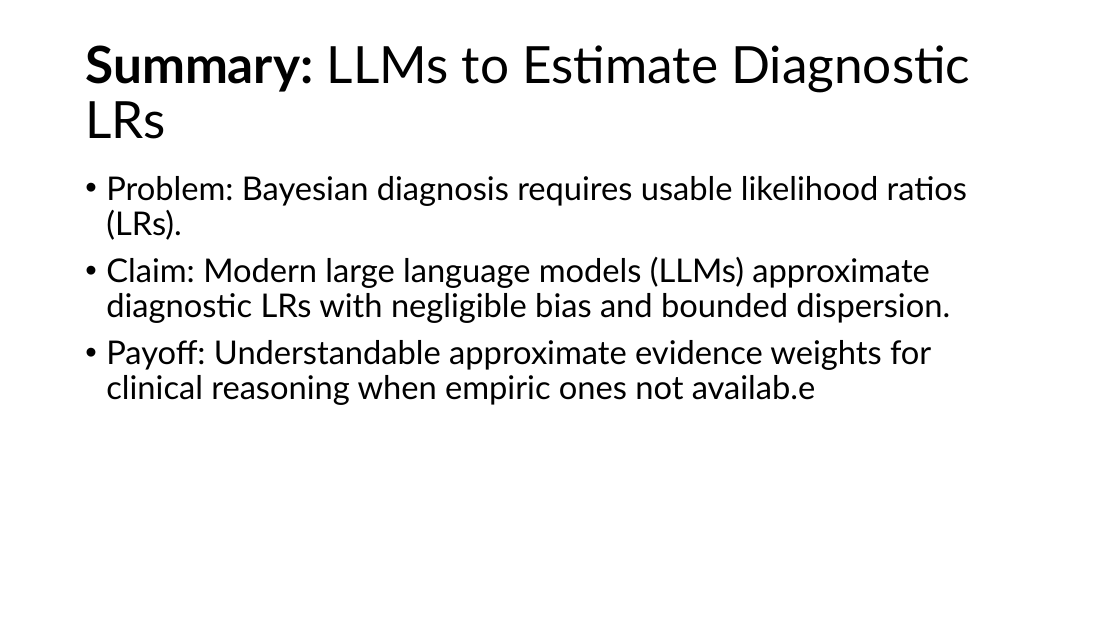
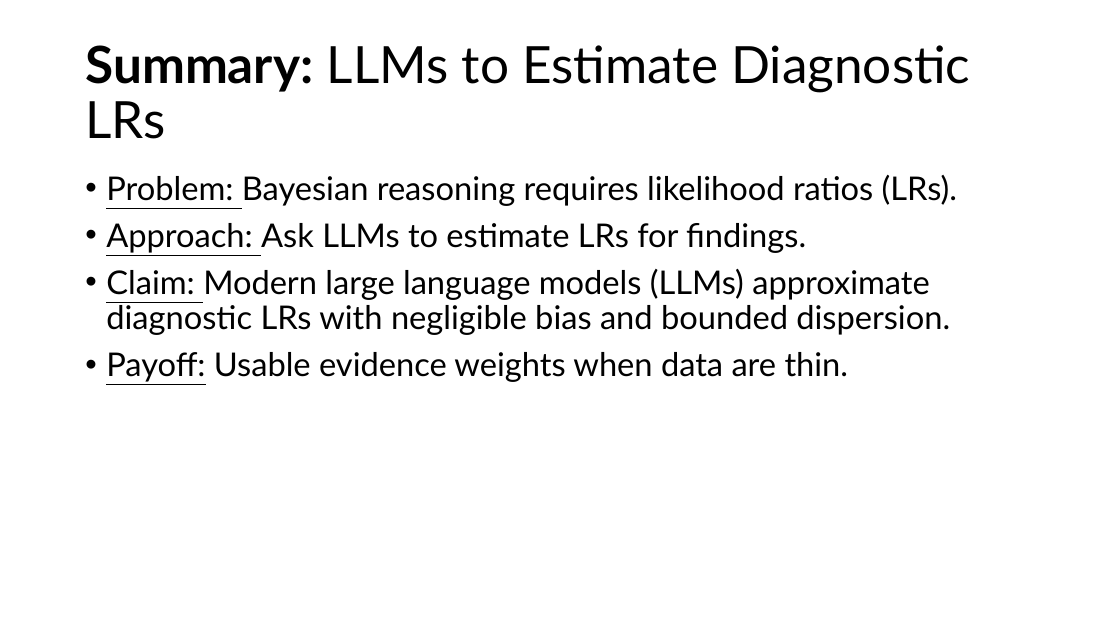
Before and after one commit to reblocke/llm_estimate_lrs, a slide deck: slide 2 of 2025-9-22 locke m2int lab LLM LRs.pptx. Drawn at 1120x630 pixels with LibreOffice and Linux fonts; fonts in the diff are those of the drawing. Boxes give left, top, right and bottom in pixels: in the first picture for what was removed or moved away, otherwise in the second. Text is boxed around its words. In the diff, an @@ line names an element or a change of style, - is before the commit and + after.

```diff
--- a/2025-9-22 locke m2int lab LLM LRs.pptx
+++ b/2025-9-22 locke m2int lab LLM LRs.pptx
@@ text at [106,175,957,253]: text changed @@
-• Problem: Bayesian diagnosis requires usable likelihood ratios (LRs).
+• Problem: Bayesian reasoning requires likelihood ratios (LRs).
+• Approach: Ask LLMs to estimate LRs for findings.
@@ text at [106,269,950,335]: underline on in "Claim:" @@
@@ text at [106,352,849,382]: text changed @@
-• Payoff: Understandable approximate evidence weights for clinical reasoning when empiric ones not availab.e
+• Payoff: Usable evidence weights when data are thin.
```
Also in this commit, not shown: 9 other slides changed, 3 slides added, 5 slides removed, 1 other file.
